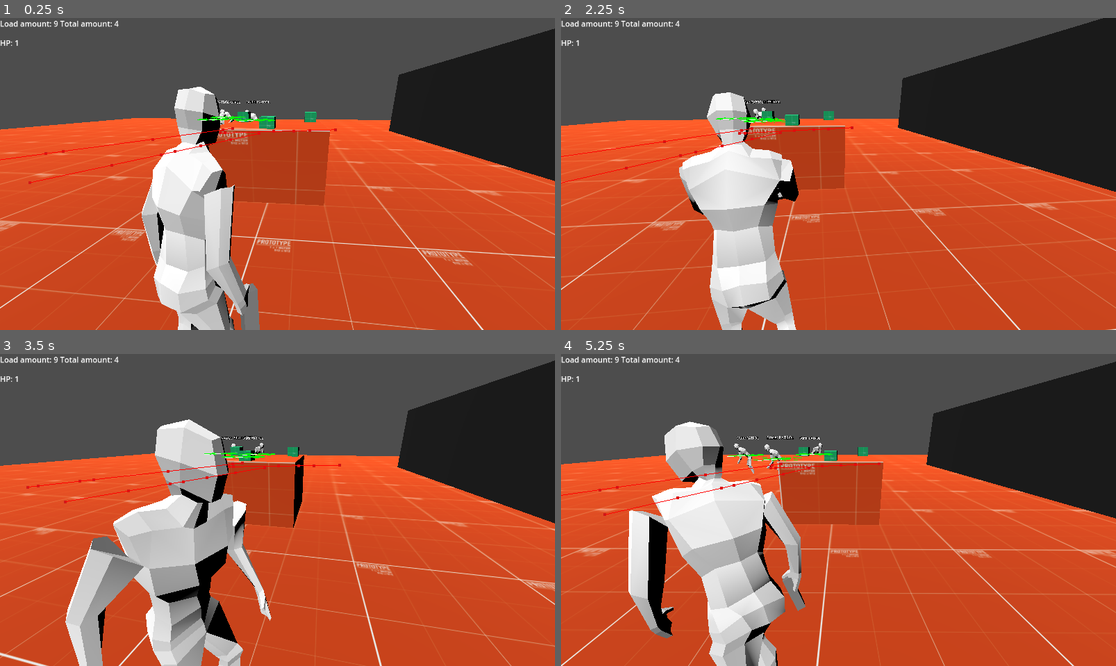
Above: before the commit, frames 1-4 (two rows, left to right).
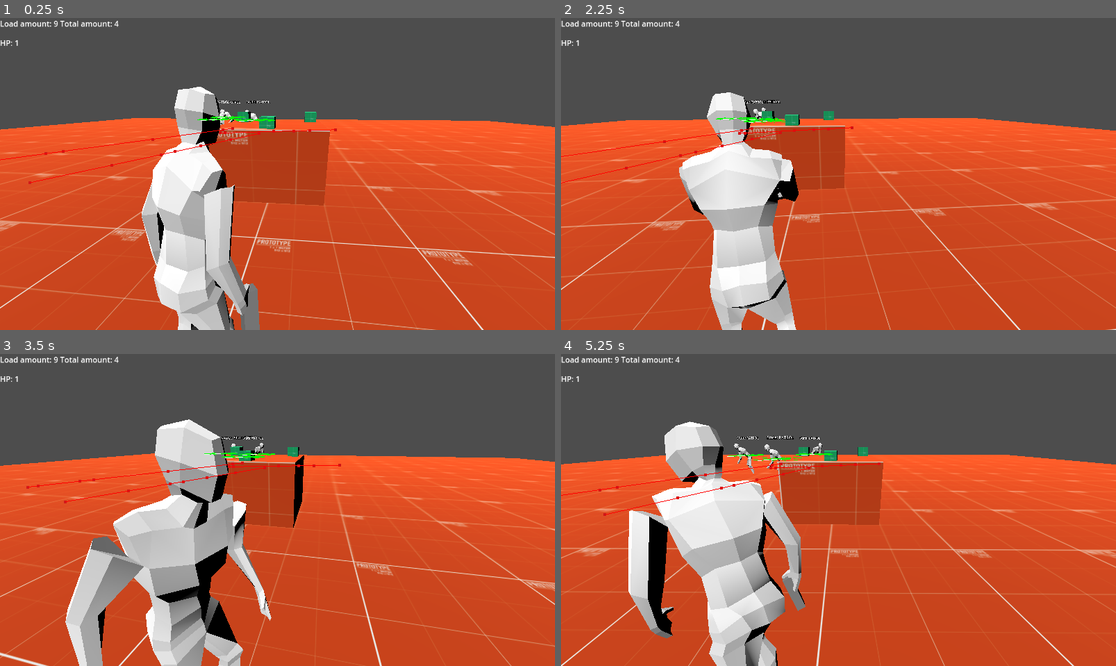
Above: after the commit, the same moments.

Repository: Vosnov/GD_APrototype
Game: Godot game, scene res://main.tscn
The game is run twice, just before and just after one commit, with the same random seed, the same clock (stepped at 60 frames per second) and the same inputs. This scene is started directly instead of the project's main scene. The engine's default icon, where the game draws it, is replaced by a stand-in: a white triangle on a blue panel in a dark square.
Inputs (mouse positions are in pixels of both pictures, inside the frame that each line leads up to):
- Up to frame 1 (0.25 s): no input
- Up to frame 2 (2.25 s): move the mouse to (866, 174) at 0.52 s; hold D (right) 0.53-1.28 s; tap E (action) at 0.6, 1.35 s; move the mouse to (810, 174) at 1.27 s; hold A (left) 1.28-2.03 s; move the mouse to (849, 167) at 2.02 s; hold D (right) from 2.03 s (still down); hold Right mouse button (aim) from 2.03 s (still down)
- Up to frame 3 (3.5 s): keep holding D (right); tap E (action) at 2.3, 3.05 s; move the mouse to (271, 516) at 2.77 s; release Right mouse button (aim) at 2.78 s; tap S (bottom) at 2.85 s
- Up to frame 4 (5.25 s): move the mouse to (877, 513) at 3.52 s; release D (right) at 3.53 s; hold A (left) from 3.53 s (still down); click (877, 513) at 3.6 s; tap E (action) at 3.8, 4.55 s; move the mouse to (794, 506) at 4.27 s; tap Shift (sprint) at 4.35 s; move the mouse to (844, 510) at 5.02 s; tap W (top) at 5.1 s

The runs differ from the first frame. In frame 1, 9.7% of the frame differs, in the area x 70-100%, y 3-53%; in frame 2, 14%, in the area x 60-100%, y 0-56%; in frame 3, 9.7%; in frame 4, 11%.

Commit message:
pick up item message

Diff:
--- a/Nodes/Interractive/door.tscn
+++ b/Nodes/Interractive/door.tscn
@@ -19,32 +19,34 @@
 @onready var spawn_point = $SpawnPoint
 
 var is_accepted = false
+var door_opened_message = \"\"
 
 func _ready():
+	if NEED_KEY_DATA:
+		door_opened_message = str(\"Door opened by: \", NEED_KEY_DATA.NAME)
+	active_node.ACCEPT_STATE = ACCEPT_STATE
 	Events.connect('message_close_ui', _on_message_close)
-	active_node.ACCEPT_STATE = ACCEPT_STATE
 
 func has_key():
 	var items = Inventory.slots.map(func(slot: SlotData): return slot.ITEM_DATA)
 	return items.has(NEED_KEY_DATA)
 
-func _on_message_close(_message_owner: Node):
-	if !has_key(): return
-	if _message_owner == self:
+func _on_message_close(message: String):
+	if message == door_opened_message:
 		is_accepted = true
 
 func _on_door_active_node_action_pressed():
 	if ACCEPT_STATE == DoorActiveNode.AcceptState.CLOSE:
-		Events.emit_signal('message_ui', CLOSE_MESSAGE, self)
+		Events.emit_signal('message_ui', CLOSE_MESSAGE)
 		return
 
 	if ACCEPT_STATE == DoorActiveNode.AcceptState.NEED_ACCEPT and !is_accepted:
 		if has_key():
 			active_node.change_sprite(DoorActiveNode.AcceptState.ACCEPT)
-			Events.emit_signal('message_ui', 'Door opened by KEY', self)
+			Events.emit_signal('message_ui', door_opened_message)
 			return
 		else:
-			Events.emit_signal('message_ui', NEED_ACCEPT_MESSAGE, self)
+			Events.emit_signal('message_ui', NEED_ACCEPT_MESSAGE)
 			return
 
 	GlobalVariables.player_spawn_data[get_path().get_name(1)] = spawn_point.global_transform
--- a/Nodes/Items/pick_up_base.tscn
+++ b/Nodes/Items/pick_up_base.tscn
@@ -1,34 +1,29 @@
-[gd_scene load_steps=4 format=3 uid="uid://cgiy16ss3fg6n"]
+[gd_scene load_steps=5 format=3 uid="uid://cgiy16ss3fg6n"]
 
-[ext_resource type="Texture2D" uid="uid://bc0wd7e2kwdmm" path="res://icon.svg" id="1_4rvdi"]
+[ext_resource type="PackedScene" uid="uid://dtanochifrdyf" path="res://Nodes/Helpers/action_node.tscn" id="1_e4lax"]
+[ext_resource type="PackedScene" uid="uid://rhxly5n72acf" path="res://Nodes/ActiveSprites/door_accept_sprite.tscn" id="2_nglsl"]
 
 [sub_resource type="GDScript" id="GDScript_4pf0e"]
 script/source = "extends Node3D
 
 @export var SLOT_DATA: SlotData
-@onready var action_icon = $ActionIcon
+@export_multiline var MESSAGE: String
 
 func _ready():
 	if GlobalVariables.no_spawn_items.has(get_path().get_concatenated_names()):
 		queue_free()
-	action_icon.visible = false
 	SLOT_DATA = SLOT_DATA.duplicate()
 
-func _on_area_3d_body_entered(_body):
-	action_icon.visible = true
-
-func _on_area_3d_body_exited(_body):
-	action_icon.visible = false
-
-func _input(_event):
-	if Input.is_action_just_pressed(\"action\") and action_icon.visible:
-		Events.emit_signal('item_pick_up', SLOT_DATA, self)
+func _on_active_node_action_pressed():
+	Events.emit_signal('message_ui', str('I taked ', SLOT_DATA.ITEM_DATA.NAME))
+	Events.emit_signal('item_pick_up', SLOT_DATA, self)
 "
 
 [sub_resource type="SphereShape3D" id="SphereShape3D_1q38j"]
 
 [node name="PickUpBase" type="Node3D"]
 script = SubResource("GDScript_4pf0e")
+MESSAGE = "I taked AMMO"
 
 [node name="Area3D" type="Area3D" parent="."]
 collision_layer = 2
@@ -37,12 +32,9 @@
 [node name="CollisionShape3D" type="CollisionShape3D" parent="Area3D"]
 shape = SubResource("SphereShape3D_1q38j")
 
-[node name="ActionIcon" type="Sprite3D" parent="."]
-transform = Transform3D(0.2, 0, 0, 0, 0.2, 0, 0, 0, 0.2, 0, 0.512846, 0)
-modulate = Color(0, 0.839216, 0, 1)
-billboard = 1
-double_sided = false
-texture = ExtResource("1_4rvdi")
+[node name="ActiveNode" parent="." node_paths=PackedStringArray("AREA") instance=ExtResource("1_e4lax")]
+transform = Transform3D(1, 0, 0, 0, 1, 0, 0, 0, 1, 0, 0.5, 0)
+SPRITE = ExtResource("2_nglsl")
+AREA = NodePath("../Area3D")
 
-[connection signal="body_entered" from="Area3D" to="." method="_on_area_3d_body_entered"]
-[connection signal="body_exited" from="Area3D" to="." method="_on_area_3d_body_exited"]
+[connection signal="action_pressed" from="ActiveNode" to="." method="_on_active_node_action_pressed"]
--- a/Nodes/UI/ui.tscn
+++ b/Nodes/UI/ui.tscn
@@ -61,13 +61,13 @@
 var message_ui: MessageUI
 var can_destory = false
 var remove_message_ui_inputs = [\"action\", \"ui_cancel\", \"ui_menu\", \"shot\", \"aim\"]
-var message_owner: Node
+var message = ''
 
 func _ready():
 	Events.connect(\"message_ui\", _on_message)
 
-func _on_message(message: String, _message_owner: Node):
-	message_owner = _message_owner
+func _on_message(_message: String):
+	message = _message
 	if message_ui != null:
 		return
 
@@ -92,10 +92,9 @@
 func _on_destroy_block_timer_timeout():
 	can_destory = true
 
-
 func _on_close_timer_timeout():
 	message_ui.queue_free()
-	Events.emit_signal(\"message_close_ui\", message_owner)
+	Events.emit_signal(\"message_close_ui\", message)
 "
 
 [node name="UI" type="CanvasLayer"]
--- a/Scripts/Global/events.gd
+++ b/Scripts/Global/events.gd
@@ -13,8 +13,8 @@
 #UI
 signal player_hp_ui(hp: float)
 signal player_reload_data_ui(amount: int, total_amount: int)
-signal message_ui(message: String, _message_owner: Node)
-signal message_close_ui(_message_owner: Node)
+signal message_ui(message: String)
+signal message_close_ui(message: String)
 #INVENTORY
 signal item_pick_up(slot_data: SlotData, body: Node3D)
 signal inventory_update(slot_datas: Array[SlotData])
--- a/Scripts/Player/player_movements.gd
+++ b/Scripts/Player/player_movements.gd
@@ -18,8 +18,8 @@
 var input_dir = Vector2()
 
 func _ready():
-	Events.connect("message_ui", func(_message, _message_owner): message_is_open = true)
-	Events.connect("message_close_ui", func(_message_owner): message_is_open = false)
+	Events.connect("message_ui", func(_message): message_is_open = true)
+	Events.connect("message_close_ui", func(_message): message_is_open = false)
 
 func get_speed():
 	if sprinting and not aiming:
--- a/main.tscn
+++ b/main.tscn
@@ -99,7 +99,9 @@
 shape = SubResource("BoxShape3D_7dn26")
 
 [node name="StaticBody3D3" type="StaticBody3D" parent="NavigationRegion3D"]
+process_mode = 4
 transform = Transform3D(1, 0, 0, 0, 1, 0, 0, 0, 1, 6.89141, 0.051697, 0)
+visible = false
 
 [node name="MeshInstance3D" type="MeshInstance3D" parent="NavigationRegion3D/StaticBody3D3"]
 mesh = SubResource("BoxMesh_3jlas")
@@ -110,11 +112,14 @@
 [node name="Ammo" parent="." instance=ExtResource("6_iygk2")]
 transform = Transform3D(1, 0, 0, 0, 1, 0, 0, 0, 1, 0, 1.34425, 0.746136)
 SLOT_DATA = SubResource("Resource_uo3i3")
+MESSAGE = "123"
 
 [node name="Ammo2" parent="." instance=ExtResource("6_iygk2")]
 transform = Transform3D(1, 0, 0, 0, 1, 0, 0, 0, 1, 0.767375, 1.372, -0.549004)
 SLOT_DATA = SubResource("Resource_vndvk")
+MESSAGE = "123"
 
 [node name="Ammo3" parent="." instance=ExtResource("6_iygk2")]
 transform = Transform3D(1, 0, 0, 0, 1, 0, 0, 0, 1, -0.742771, 1.372, -0.549004)
 SLOT_DATA = SubResource("Resource_xej0a")
+MESSAGE = "123"
